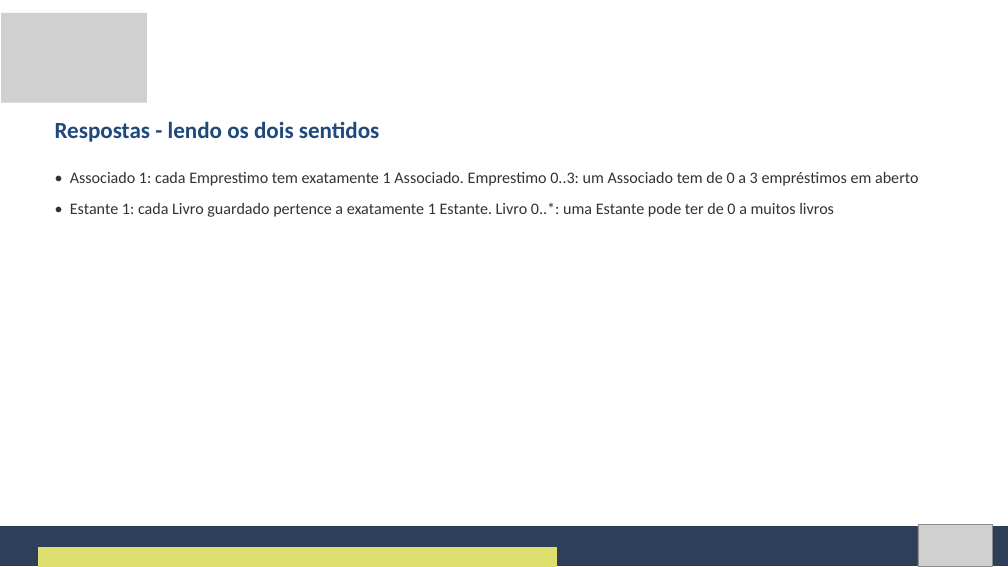
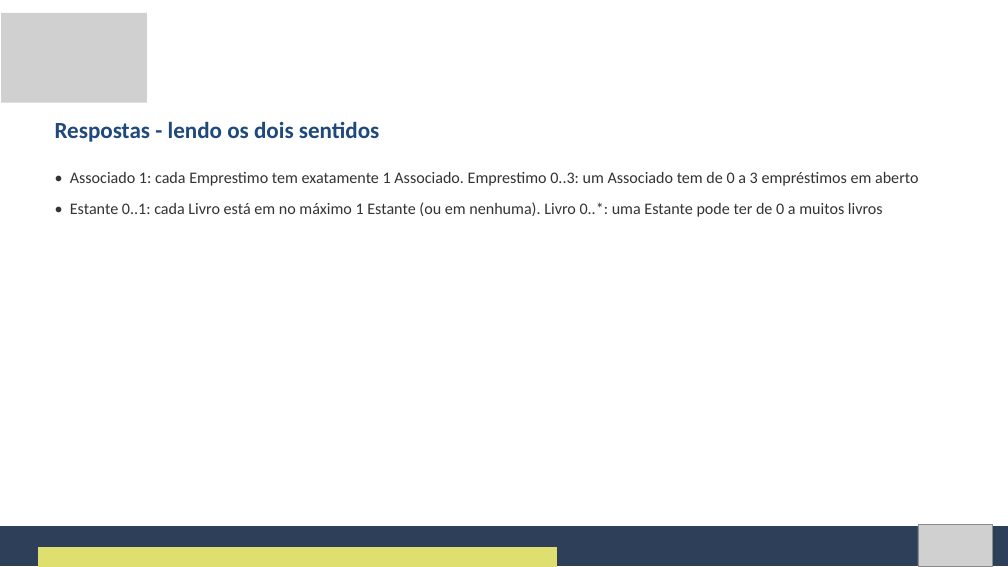
Before and after one commit to Natan20/Curso-Modelagem-De-Sistemas-Material, a slide deck: slide 23 of Aula 06 - 25-09-2026/Aula 6 - Slides.pptx. Drawn at 1008x567 pixels with LibreOffice and Linux fonts; fonts in the diff are those of the drawing; grey boxes stand for pictures. Boxes give left, top, right and bottom in pixels: in the first picture for what was removed or moved away, otherwise in the second. Text is boxed around its words. In the diff, an @@ line names an element or a change of style, - is before the commit and + after.

Commit message:
Corrige cardinalidade Estante-Livro e amplia Apostila da Aula 6
Estante 0..1 —— 0..* Livro: o 0..1 do lado da Estante é o que mostra que o livro existe fora de qualquer estante (agregação). Apostila ganha as seções 1.7 e 1.8 (das palavras do texto à cardinalidade; passo a passo com exemplo resolvido).

```diff
--- a/Aula 06 - 25-09-2026/Aula 6 - Slides.pptx
+++ b/Aula 06 - 25-09-2026/Aula 6 - Slides.pptx
@@ text at <box>70,202,883,217</box>: text changed @@
-• Estante 1: cada Livro guardado pertence a exatamente 1 Estante. Livro 0..*: uma Estante pode ter de 0 a muitos livros
+• Estante 0..1: cada Livro está em no máximo 1 Estante (ou em nenhuma). Livro 0..*: uma Estante pode ter de 0 a muitos livros
```
Also in this commit, not shown: 12 other slides changed, 2 other files.
